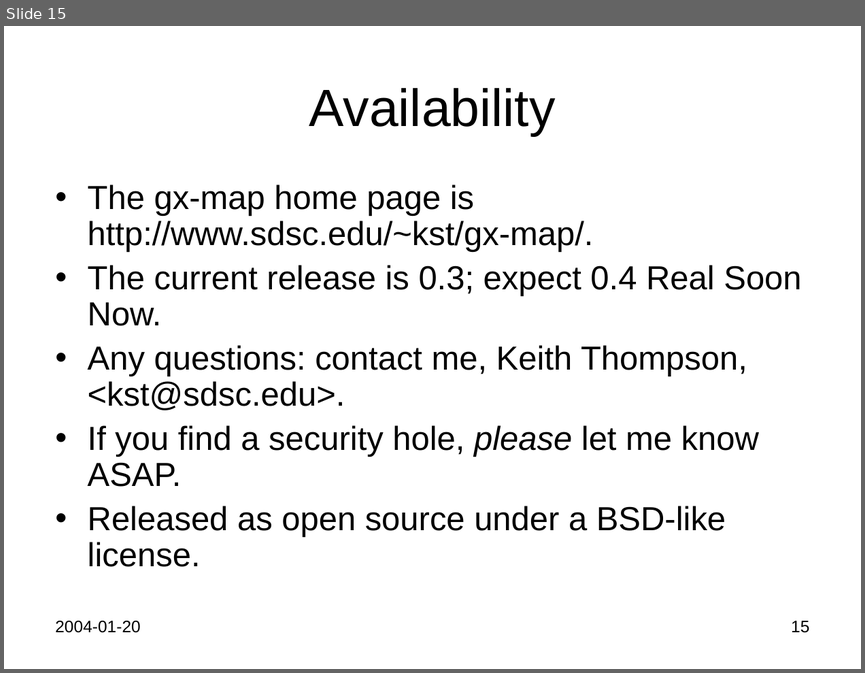
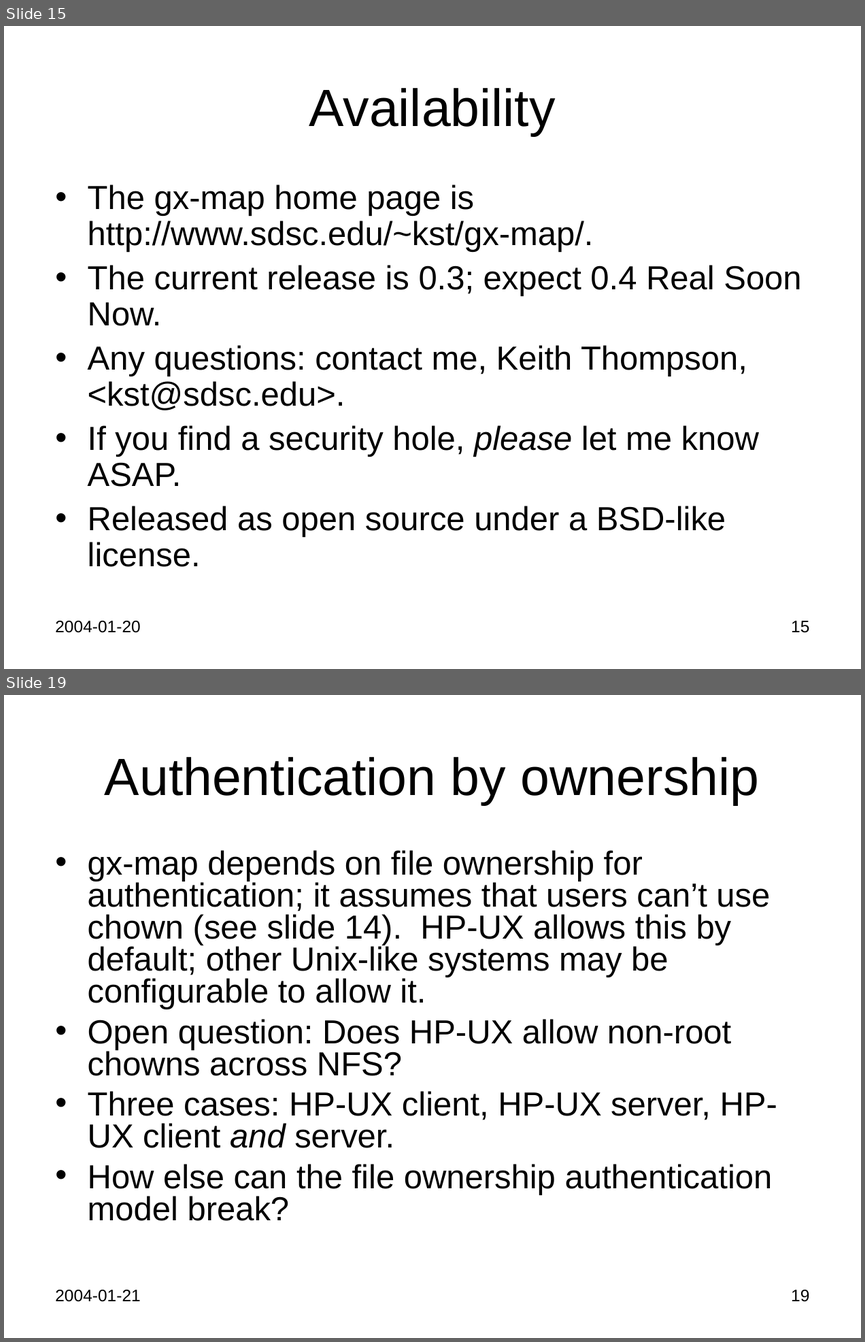
Before and after one commit to Keith-S-Thompson/gx-map, a slide deck: gx-map.ppt. Shown one above the other, each under a label of ours: slide 15 before the commit, slides 15 and 19 after it; the slides between them are not shown. The pictures are 865x673 and 865x1342 pixels, drawn with LibreOffice and Linux fonts; fonts in the diff are those of the drawing. Boxes give left, top, right and bottom in pixels: in the first picture for what was removed or moved away, otherwise in the second. Text is boxed around its words. In the diff, an @@ line names an element or a change of style, - is before the commit and + after.

```diff
--- a/gx-map.ppt
+++ b/gx-map.ppt
@@ slide 19 added at [4,695,861,1338], background #FFFFFF @@
@@ title added at [105,757,759,805], 44 pt, text #000000 @@
+Authentication by ownership
@@ text added at [88,850,777,1221], 28 pt, text #000000 @@
+• gx-map depends on file ownership for authentication; it assumes that users can’t use chown (see slide 14). HP-UX allows this by default; other Unix-like systems may be configurable to allow it.
+• Open question: Does HP-UX allow non-root chowns across NFS?
+• Three cases: HP-UX client, HP-UX server, HP-UX client and server.
+• How else can the file ownership authentication model break?
@@ text added at [55,1289,140,1302], 14 pt, text #000000 @@
+2004-01-21
@@ page number added at [791,1289,809,1302], 14 pt, text #000000 @@
+19
```
Also in this commit, not shown: 1 slide changed, 13 other slides added.
